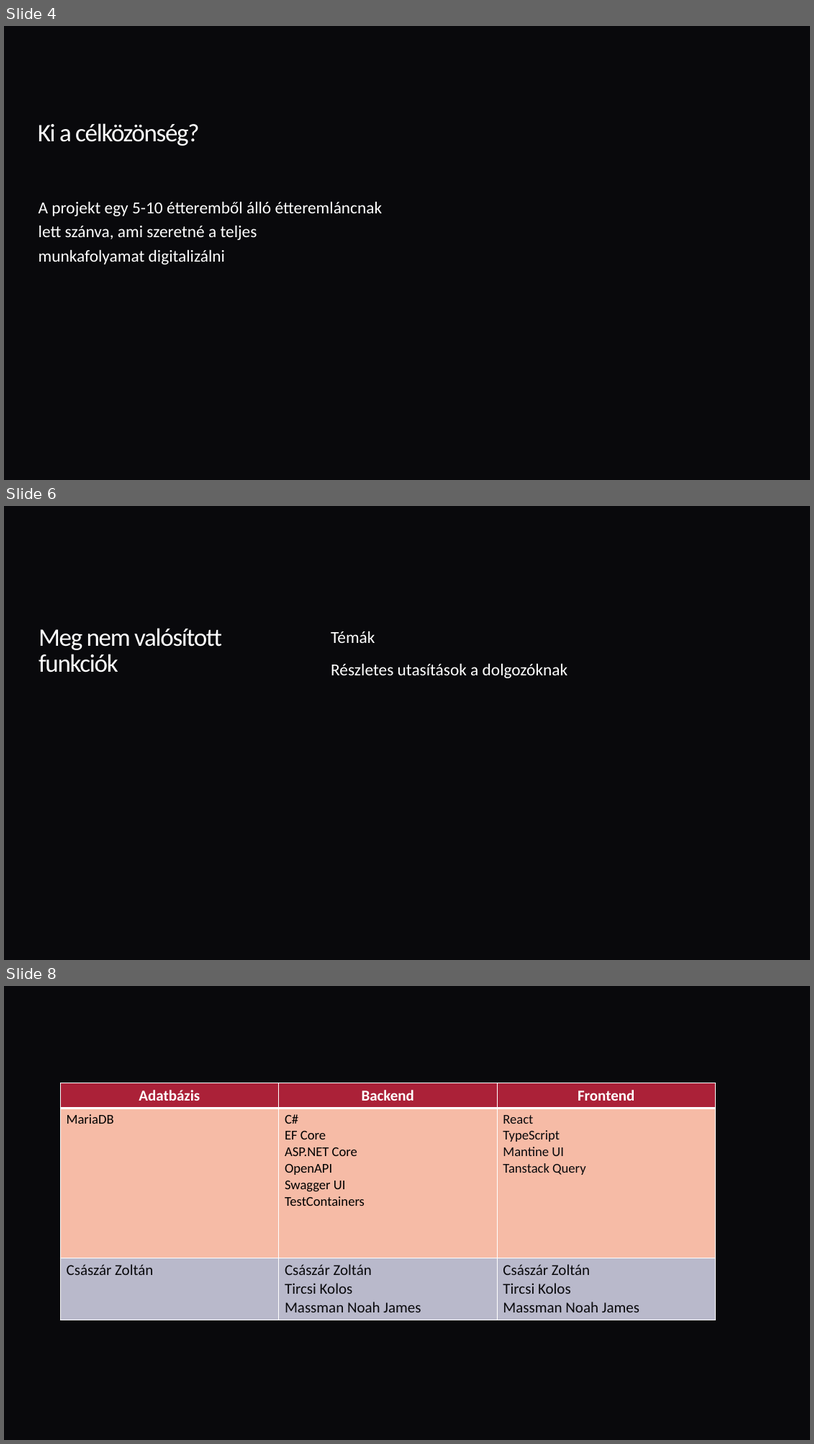
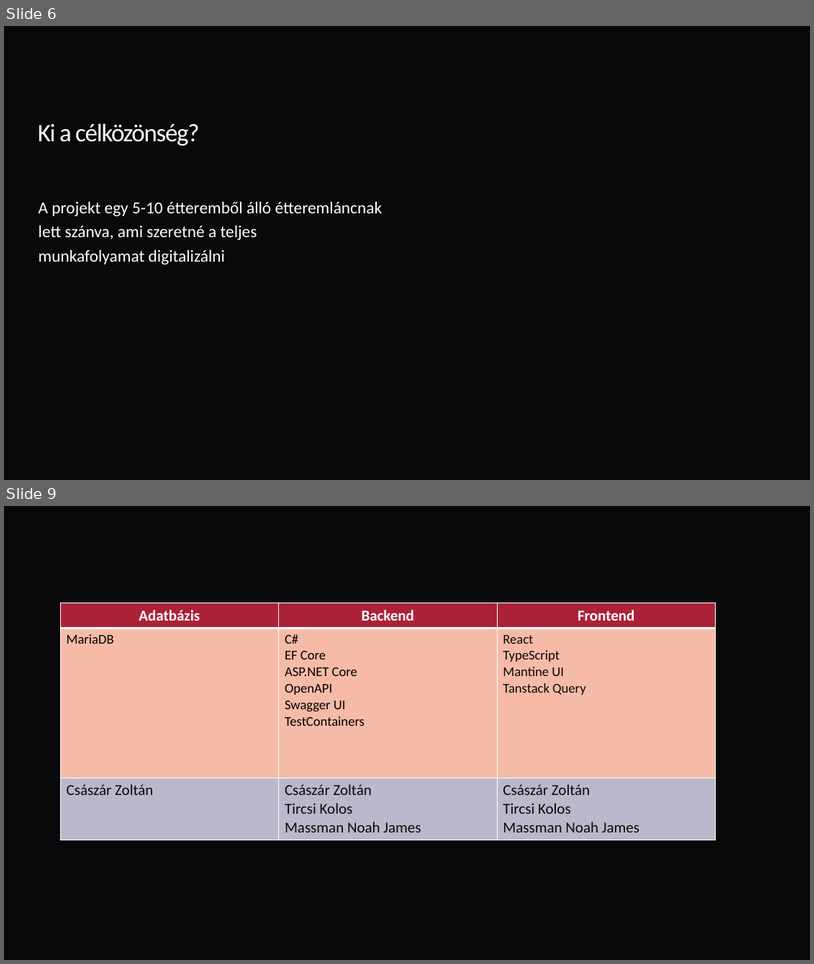
Before and after one commit to Zoli06/FastFuel, a slide deck: docs/FastFuel Prezentáció.pptx. Shown one above the other, each under a label of ours: slides 4, 6 and 8 before the commit, slides 6 and 9 after it; the slides between them are not shown. The pictures are 814x1444 and 814x964 pixels, drawn with LibreOffice and Linux fonts; fonts in the diff are those of the drawing; background and template pictures are left out. Boxes give left, top, right and bottom in pixels: in the first picture for what was removed or moved away, otherwise in the second. Text is boxed around its words. In the diff, an @@ line names an element or a change of style, - is before the commit and + after.

```diff
--- a/docs/FastFuel Prezentáció.pptx
+++ b/docs/FastFuel Prezentáció.pptx
@@ slide 6 removed at (4, 506, 810, 960), background picture (left out) @@
@@ title removed at (39, 628, 222, 672) @@
-Meg nem valósított funkciók
@@ text removed at (331, 631, 568, 678) @@
-Témák
-Részletes utasítások a dolgozóknak
@@ what was slide 4 is now slide 6 @@
@@ what was slide 8 is now slide 9 @@
```
Also in this commit, not shown: 6 slides changed, 45 slides added, 1 other slide removed, 38 other files.
